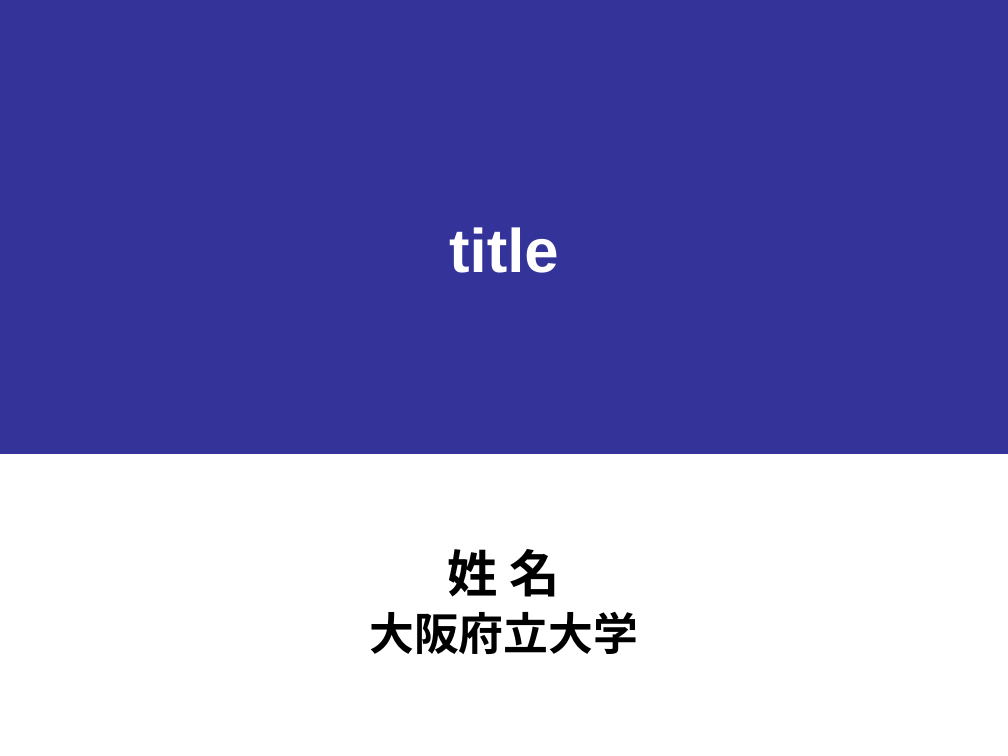
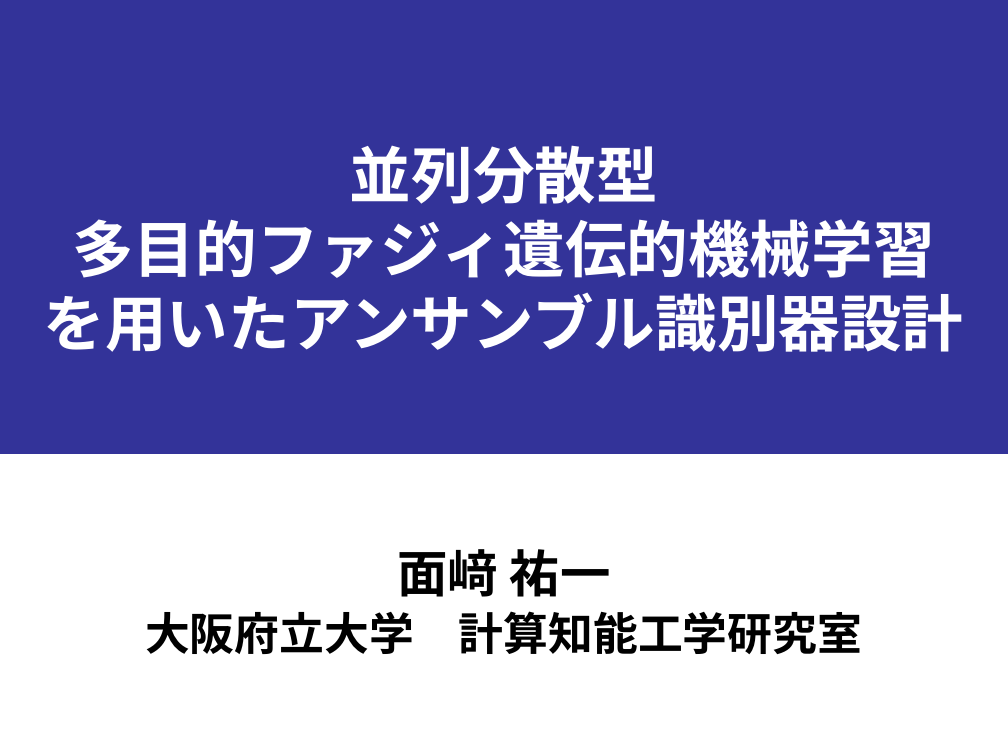
Before and after one commit to onikUone/Junior_slides, a slide deck: slide 1 of Junior_下書き.pptx. Drawn at 1008x756 pixels with LibreOffice and Linux fonts; fonts in the diff are those of the drawing. Boxes give left, top, right and bottom in pixels: in the first picture for what was removed or moved away, otherwise in the second. Text is boxed around its words. In the diff, an @@ line names an element or a change of style, - is before the commit and + after.

```diff
--- a/Junior_下書き.pptx
+++ b/Junior_下書き.pptx
@@ title at (x1=44, y1=145, x2=964, y2=352): text changed @@
-title
+並列分散型
+多目的ファジィ遺伝的機械学習
+を用いたアンサンブル識別器設計
@@ subtitle at (x1=145, y1=549, x2=862, y2=654): text changed @@
-姓 名
-大阪府立大学
+面﨑 祐一
+大阪府立大学 計算知能工学研究室
```
Also in this commit, not shown: 6 other slides changed, 4 slides added, 3 other files.
